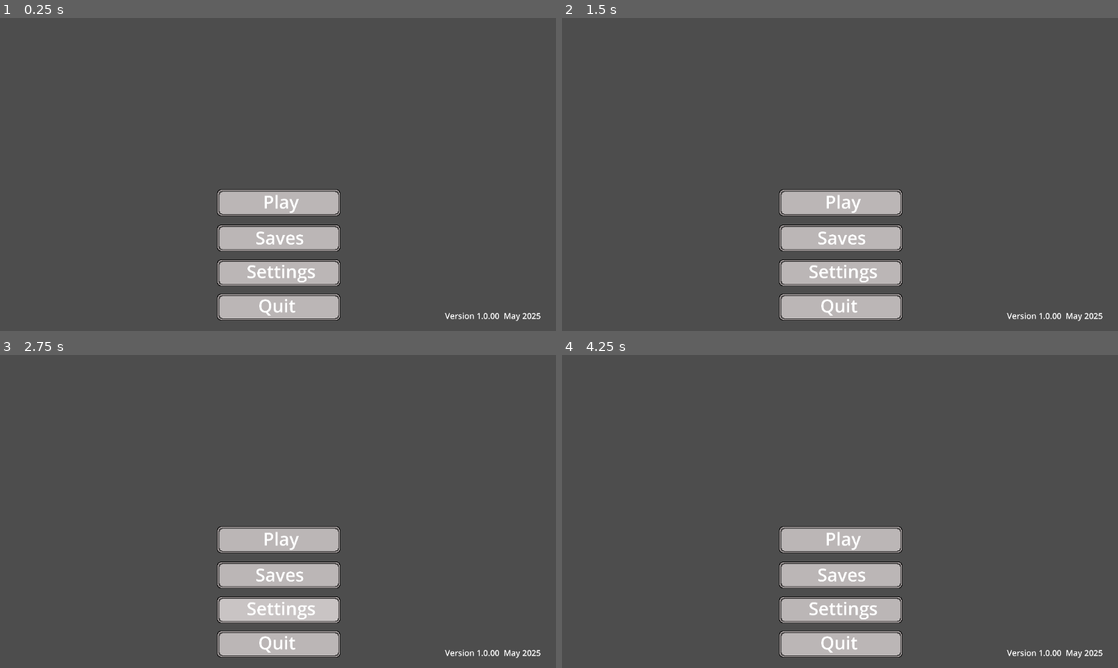
Above: before the commit, frames 1-4 (two rows, left to right).
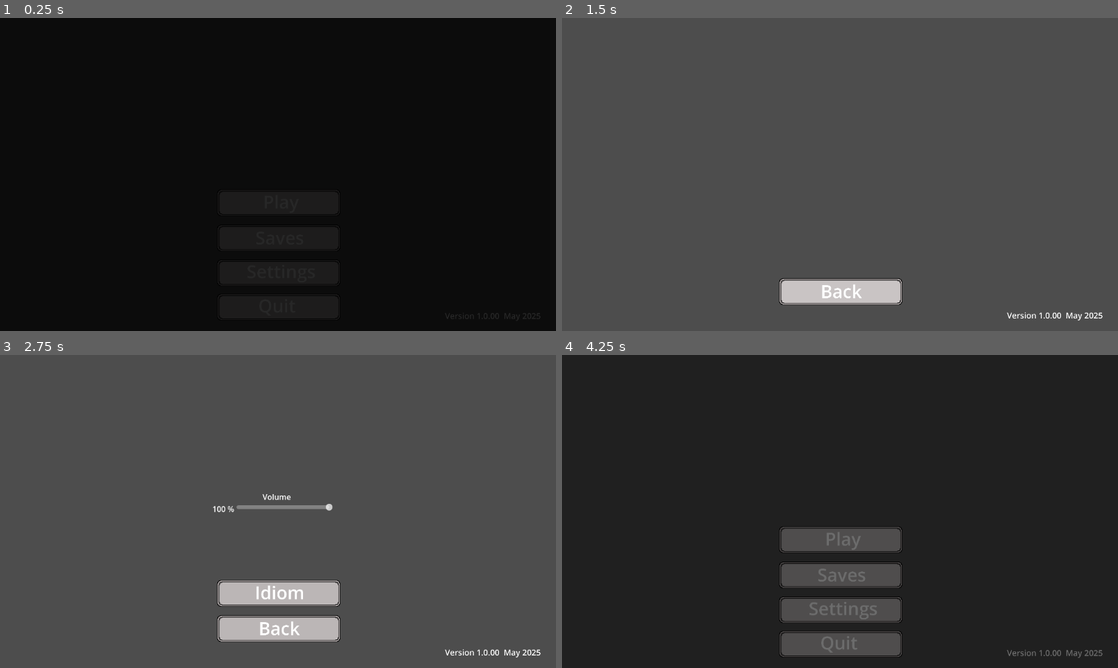
Above: after the commit, the same moments.

Repository: TalesMarc/AngelaCultoRepository
Game: Godot game, scene res://cenas/IntroVideo.tscn
The game is run twice, just before and just after one commit, with the same random seed, the same clock (stepped at 60 frames per second) and the same inputs. Video files are missing from this copy of the repository; at most half a second of black plays in their place. Sound files missing from this copy of the repository are replaced by a short silence.
Inputs (mouse positions are in pixels of both pictures, inside the frame that each line leads up to):
- Up to frame 1 (0.25 s): no input
- Up to frame 2 (1.5 s): click "Saves" at 0.5 s; click (840, 290) at 1.25 s, where only the run after the commit has a clickable "Back"
- Up to frame 3 (2.75 s): click "Settings" at 2 s
- Up to frame 4 (4.25 s): click (840, 592) at 2.75 s, where only the run after the commit has a clickable "Idiom"; click (840, 627) at 3.5 s, where only the run after the commit has a clickable "Back"

The runs differ from the first frame. In frame 1, 100% of the frame differs, in the area x 0-100%, y 0-100%; in frame 2, 7.5%; in frame 3, 7.9%; in frame 4, 100%.

Commit message:
Atualização manual - 2025-05-21 09:03:11

Diff:
--- a/cenas/Game1.tscn
+++ b/cenas/Game1.tscn
@@ -4,7 +4,7 @@
 [ext_resource type="Texture2D" uid="uid://bjuvutmdqx7w2" path="res://titles/pisoroxo0.png" id="2_25jwj"]
 [ext_resource type="Texture2D" uid="uid://bfiye6hodcjgn" path="res://titles/Paredes10.png" id="3_kn7mv"]
 [ext_resource type="Script" uid="uid://dxdol3s0wjh14" path="res://scripts/character_body_2d.gd" id="4_hpb8a"]
-[ext_resource type="Texture2D" uid="uid://bd5i4hawpofgw" path="res://ImagensMusSolo/creditos_iniciais.png" id="5_oj3ms"]
+[ext_resource type="Texture2D" uid="uid://by3ow7kk2vj7w" path="res://ImagensMusSolo/muie_demo.png" id="5_3gqiy"]
 
 [sub_resource type="TileSetAtlasSource" id="TileSetAtlasSource_qng3t"]
 texture = ExtResource("1_3gqiy")
@@ -45,7 +45,7 @@
 sources/2 = SubResource("TileSetAtlasSource_6uds3")
 
 [sub_resource type="RectangleShape2D" id="RectangleShape2D_bnh2r"]
-size = Vector2(19.125, 18.5)
+size = Vector2(15.9341, 9.25)
 
 [sub_resource type="RectangleShape2D" id="RectangleShape2D_pwras"]
 size = Vector2(636, 27)
@@ -59,27 +59,26 @@
 [node name="SceneMenu0" type="Node2D"]
 
 [node name="TileMap" type="TileMap" parent="."]
+texture_filter = 1
 tile_set = SubResource("TileSet_fnu3j")
 collision_animatable = true
 format = 2
 layer_0/tile_data = PackedInt32Array(1572885, 1, 0, 1638421, 1, 1, 1638422, 65537, 1, 1703958, 65537, 0, 1703959, 1, 0, …(15997 unchanged characters)…
 
 [node name="TileMap2" type="TileMap" parent="."]
+texture_filter = 1
 tile_set = SubResource("TileSet_fnu3j")
 collision_animatable = true
 format = 2
 layer_0/tile_data = PackedInt32Array(1572885, 1, 0, 1638421, 1, 1, 1638422, 65537, 1, 1703958, 65537, 0, 1703959, 1, 0, …(16332 unchanged characters)…
 
 [node name="CharacterBody2D" type="CharacterBody2D" parent="."]
+scale = Vector2(0.91, 0.91)
 script = ExtResource("4_hpb8a")
 
-[node name="Sprite2D" type="Sprite2D" parent="CharacterBody2D"]
-position = Vector2(426.625, 394.25)
-scale = Vector2(0.01925, 0.0570312)
-texture = ExtResource("5_oj3ms")
-
 [node name="CollisionShape2D" type="CollisionShape2D" parent="CharacterBody2D"]
-position = Vector2(426.562, 403.75)
+position = Vector2(420.604, 413.187)
+scale = Vector2(1, 1)
 shape = SubResource("RectangleShape2D_bnh2r")
 
 [node name="Camera2D" type="Camera2D" parent="CharacterBody2D"]
@@ -87,6 +86,11 @@
 zoom = Vector2(3, 3)
 drag_horizontal_enabled = true
 drag_vertical_enabled = true
+
+[node name="Sprite2D" type="Sprite2D" parent="CharacterBody2D"]
+texture_filter = 1
+position = Vector2(420.879, 369.231)
+texture = ExtResource("5_3gqiy")
 
 [node name="StaticBody2D" type="StaticBody2D" parent="."]
 
--- a/cenas/IntroVideo.tscn
+++ b/cenas/IntroVideo.tscn
@@ -14,4 +14,11 @@
 stream = ExtResource("2_nwrec")
 autoplay = true
 
+[node name="Button" type="Button" parent="."]
+modulate = Color(1, 1, 1, 0)
+self_modulate = Color(1, 1, 1, 0)
+offset_right = 1156.0
+offset_bottom = 659.0
+
 [connection signal="finished" from="VideoPlayer" to="." method="_on_VideoPlayer_finished"]
+[connection signal="pressed" from="Button" to="." method="_on_button_pressed"]
--- /dev/null
+++ b/cenas/config_menu.tscn
@@ -0,0 +1,102 @@
+[gd_scene load_steps=8 format=3 uid="uid://bagw406angw4o"]
+
+[ext_resource type="Script" uid="uid://bafn7cc4uyao6" path="res://scripts/volume_menu.gd" id="1_0uor3"]
+[ext_resource type="Texture2D" uid="uid://r70kc8lcs6pk" path="res://ImagensMusSolo/botao_menu_normal.png" id="2_3w01t"]
+[ext_resource type="Texture2D" uid="uid://dl6tbxahy4xk1" path="res://ImagensMusSolo/botao_menu_hover.png" id="3_8nwny"]
+[ext_resource type="Script" uid="uid://bms8px4xa564u" path="res://scripts/play_button.gd" id="4_5rf22"]
+[ext_resource type="Script" uid="uid://be3x0vjn8h5fp" path="res://scripts/saves_button.gd" id="5_yonq5"]
+[ext_resource type="AudioStream" uid="uid://ddvslsdkvs04n" path="res://ImagensMusSolo/hover_sound.mp3" id="6_3w01t"]
+[ext_resource type="AudioStream" uid="uid://8bgbtn33vju7" path="res://ImagensMusSolo/click_sound.mp3" id="7_8nwny"]
+
+[node name="ConfigMenu" type="Control"]
+layout_mode = 3
+anchors_preset = 0
+script = ExtResource("1_0uor3")
+
+[node name="HBoxContainer" type="HBoxContainer" parent="."]
+layout_mode = 0
+offset_left = 440.0
+offset_top = 307.0
+offset_right = 694.0
+offset_bottom = 330.0
+
+[node name="VolumePercentLabel" type="Label" parent="HBoxContainer"]
+layout_mode = 2
+
+[node name="VolumeSlider" type="HSlider" parent="HBoxContainer"]
+custom_minimum_size = Vector2(200, 0)
+layout_mode = 2
+
+[node name="idiom" type="TextureButton" parent="." groups=["SomBotoes"]]
+layout_mode = 0
+offset_left = 450.0
+offset_top = 466.0
+offset_right = 1140.0
+offset_bottom = 616.0
+scale = Vector2(0.37, 0.37)
+texture_normal = ExtResource("2_3w01t")
+texture_hover = ExtResource("3_8nwny")
+script = ExtResource("4_5rf22")
+
+[node name="Label" type="Label" parent="idiom"]
+layout_mode = 0
+offset_left = 210.811
+offset_right = 545.811
+offset_bottom = 137.0
+theme_override_font_sizes/font_size = 100
+text = "Idiom"
+
+[node name="back" type="TextureButton" parent="." groups=["SomBotoes"]]
+layout_mode = 0
+offset_left = 450.0
+offset_top = 539.0
+offset_right = 1140.0
+offset_bottom = 689.0
+scale = Vector2(0.37, 0.37)
+texture_normal = ExtResource("2_3w01t")
+texture_hover = ExtResource("3_8nwny")
+script = ExtResource("5_yonq5")
+
+[node name="Label" type="Label" parent="back"]
+layout_mode = 0
+offset_left = 232.432
+offset_top = 2.70266
+offset_right = 505.432
+offset_bottom = 139.703
+theme_override_font_sizes/font_size = 100
+text = "Back"
+
+[node name="volume" type="Label" parent="."]
+layout_mode = 0
+offset_left = 544.0
+offset_top = 282.0
+offset_right = 603.0
+offset_bottom = 331.0
+text = "Volume
+"
+
+[node name="hover_sound" type="AudioStreamPlayer2D" parent="."]
+stream = ExtResource("6_3w01t")
+
+[node name="TextureButton" type="TextureButton" parent="."]
+layout_mode = 0
+offset_left = 938.0
+offset_top = 576.0
+offset_right = 1120.0
+offset_bottom = 616.0
+
+[node name="Label" type="Label" parent="TextureButton"]
+layout_mode = 0
+offset_left = -16.0
+offset_top = 28.0
+offset_right = 576.0
+offset_bottom = 97.0
+scale = Vector2(0.335, 0.335)
+theme_override_font_sizes/font_size = 50
+text = "Version 1.0.00  May 2025"
+
+[node name="click_sound" type="AudioStreamPlayer2D" parent="."]
+stream = ExtResource("7_8nwny")
+
+[connection signal="value_changed" from="HBoxContainer/VolumeSlider" to="." method="_on_volume_slider_value_changed"]
+[connection signal="pressed" from="back" to="." method="_on_back_pressed"]
--- a/cenas/inicio_menu.tscn
+++ b/cenas/inicio_menu.tscn
@@ -1,16 +1,54 @@
-[gd_scene load_steps=9 format=3 uid="uid://cfr7wxo87g36e"]
+[gd_scene load_steps=13 format=3 uid="uid://cfr7wxo87g36e"]
 
+[ext_resource type="Script" uid="uid://cgihe4o1dycgh" path="res://scripts/inicio_menu.gd" id="1_4xauj"]
 [ext_resource type="Texture2D" uid="uid://r70kc8lcs6pk" path="res://ImagensMusSolo/botao_menu_normal.png" id="1_qkns1"]
 [ext_resource type="Texture2D" uid="uid://dl6tbxahy4xk1" path="res://ImagensMusSolo/botao_menu_hover.png" id="2_rmrpo"]
-[ext_resource type="Script" uid="uid://bms8px4xa564u" path="res://cenas/play_button.gd" id="3_ilfj8"]
-[ext_resource type="Script" uid="uid://be3x0vjn8h5fp" path="res://cenas/saves_button.gd" id="4_ahpag"]
+[ext_resource type="Script" uid="uid://bms8px4xa564u" path="res://scripts/play_button.gd" id="3_ilfj8"]
+[ext_resource type="Script" uid="uid://be3x0vjn8h5fp" path="res://scripts/saves_button.gd" id="4_ahpag"]
 [ext_resource type="AudioStream" uid="uid://8bgbtn33vju7" path="res://ImagensMusSolo/click_sound.mp3" id="4_ilfj8"]
-[ext_resource type="Script" uid="uid://dm5y7ku7rpknb" path="res://cenas/settings_button.gd" id="5_4xauj"]
+[ext_resource type="Script" uid="uid://dm5y7ku7rpknb" path="res://scripts/settings_button.gd" id="5_4xauj"]
 [ext_resource type="AudioStream" uid="uid://ddvslsdkvs04n" path="res://ImagensMusSolo/hover_sound.mp3" id="5_rffoq"]
-[ext_resource type="Script" uid="uid://4flo0qhtohu7" path="res://cenas/quit_button.gd" id="6_x6pgs"]
+[ext_resource type="Script" uid="uid://4flo0qhtohu7" path="res://scripts/quit_button.gd" id="6_x6pgs"]
+
+[sub_resource type="Animation" id="Animation_bsu7h"]
+length = 0.001
+tracks/0/type = "value"
+tracks/0/imported = false
+tracks/0/enabled = true
+tracks/0/path = NodePath("FadeRect:color")
+tracks/0/interp = 1
+tracks/0/loop_wrap = true
+tracks/0/keys = {
+"times": PackedFloat32Array(0),
+"transitions": PackedFloat32Array(1),
+"update": 0,
+"values": [Color(0, 0, 0, 1)]
+}
+
+[sub_resource type="Animation" id="Animation_x6pgs"]
+resource_name = "fade_in"
+tracks/0/type = "value"
+tracks/0/imported = false
+tracks/0/enabled = true
+tracks/0/path = NodePath("FadeRect:color")
+tracks/0/interp = 1
+tracks/0/loop_wrap = true
+tracks/0/keys = {
+"times": PackedFloat32Array(0.0666667, 0.933333),
+"transitions": PackedFloat32Array(1, 1),
+"update": 0,
+"values": [Color(0, 0, 0, 1), Color(0, 0, 0, 0)]
+}
+
+[sub_resource type="AnimationLibrary" id="AnimationLibrary_hmgwp"]
+_data = {
+&"RESET": SubResource("Animation_bsu7h"),
+&"fade_in": SubResource("Animation_x6pgs")
+}
 
 [node name="Menu_inicio" type="Node2D"]
 position = Vector2(0, 1)
+script = ExtResource("1_4xauj")
 
 [node name="play_button" type="TextureButton" parent="." groups=["SomBotoes"]]
 offset_left = 450.0
@@ -108,3 +146,21 @@
 scale = Vector2(0.335, 0.335)
 theme_override_font_sizes/font_size = 50
 text = "Version 1.0.00  May 2025"
+
+[node name="FadeLayer" type="CanvasLayer" parent="."]
+
+[node name="FadeRect" type="ColorRect" parent="FadeLayer"]
+offset_right = 1158.0
+offset_bottom = 653.0
+mouse_filter = 2
+color = Color(0, 0, 0, 1)
+
+[node name="FadeAnimation" type="AnimationPlayer" parent="FadeLayer"]
+libraries = {
+&"": SubResource("AnimationLibrary_hmgwp")
+}
+
+[connection signal="pressed" from="play_button" to="." method="_on_play_button_pressed"]
+[connection signal="pressed" from="saves_button" to="." method="_on_saves_button_pressed"]
+[connection signal="pressed" from="settings_button" to="." method="_on_settings_button_pressed"]
+[connection signal="pressed" from="quit_button" to="." method="_on_quit_button_pressed"]
--- /dev/null
+++ b/cenas/name_play.gd
@@ -0,0 +1,16 @@
+extends Node2D
+
+
+# Called when the node enters the scene tree for the first time.
+func _ready() -> void:
+	pass # Replace with function body.
+
+
+# Called every frame. 'delta' is the elapsed time since the previous frame.
+func _process(delta: float) -> void:
+	pass
+
+
+func _on_back_pressed() -> void:
+	await get_tree().create_timer(0.2).timeout
+	get_tree().change_scene_to_file("res://cenas/inicio_menu.tscn")
--- /dev/null
+++ b/cenas/name_play.tscn
@@ -0,0 +1,58 @@
+[gd_scene load_steps=8 format=3 uid="uid://bpagjnqnv8jrk"]
+
+[ext_resource type="Script" uid="uid://eyxxsq0gvqks" path="res://cenas/name_play.gd" id="1_j6bpt"]
+[ext_resource type="Texture2D" uid="uid://r70kc8lcs6pk" path="res://ImagensMusSolo/botao_menu_normal.png" id="1_xyum3"]
+[ext_resource type="Texture2D" uid="uid://dl6tbxahy4xk1" path="res://ImagensMusSolo/botao_menu_hover.png" id="2_k32hi"]
+[ext_resource type="AudioStream" uid="uid://8bgbtn33vju7" path="res://ImagensMusSolo/click_sound.mp3" id="4_k32hi"]
+[ext_resource type="Script" uid="uid://cb7nqwcfif4iv" path="res://cenas/idiom.gd" id="4_m0af3"]
+[ext_resource type="AudioStream" uid="uid://ddvslsdkvs04n" path="res://ImagensMusSolo/hover_sound.mp3" id="5_d8jfl"]
+[ext_resource type="Script" uid="uid://cr1miasj6ug1g" path="res://cenas/back.gd" id="5_dpet6"]
+
+[node name="NamePlay" type="Node2D"]
+script = ExtResource("1_j6bpt")
+
+[node name="idiom" type="TextureButton" parent="." groups=["SomBotoes"]]
+offset_left = 450.0
+offset_top = 466.0
+offset_right = 1140.0
+offset_bottom = 616.0
+scale = Vector2(0.37, 0.37)
+texture_normal = ExtResource("1_xyum3")
+texture_hover = ExtResource("2_k32hi")
+script = ExtResource("4_m0af3")
+
+[node name="Label" type="Label" parent="idiom"]
+layout_mode = 0
+offset_left = 175.676
+offset_top = 2.7027
+offset_right = 510.676
+offset_bottom = 139.703
+theme_override_font_sizes/font_size = 100
+text = "Accept"
+
+[node name="back" type="TextureButton" parent="." groups=["SomBotoes"]]
+offset_left = 450.0
+offset_top = 539.0
+offset_right = 1140.0
+offset_bottom = 689.0
+scale = Vector2(0.37, 0.37)
+texture_normal = ExtResource("1_xyum3")
+texture_hover = ExtResource("2_k32hi")
+script = ExtResource("5_dpet6")
+
+[node name="Label" type="Label" parent="back"]
+layout_mode = 0
+offset_left = 232.432
+offset_top = 2.70266
+offset_right = 505.432
+offset_bottom = 139.703
+theme_override_font_sizes/font_size = 100
+text = "Back"
+
+[node name="click_sound" type="AudioStreamPlayer2D" parent="."]
+stream = ExtResource("4_k32hi")
+
+[node name="hover_sound" type="AudioStreamPlayer2D" parent="."]
+stream = ExtResource("5_d8jfl")
+
+[connection signal="pressed" from="back" to="." method="_on_back_pressed"]
--- /dev/null
+++ b/cenas/saves.tscn
@@ -0,0 +1,62 @@
+[gd_scene load_steps=7 format=3 uid="uid://o4i1y4tb1fvo"]
+
+[ext_resource type="Texture2D" uid="uid://r70kc8lcs6pk" path="res://ImagensMusSolo/botao_menu_normal.png" id="1_hfu60"]
+[ext_resource type="Script" uid="uid://b2xxjbkh6c30a" path="res://scripts/saves.gd" id="1_x5dup"]
+[ext_resource type="Texture2D" uid="uid://dl6tbxahy4xk1" path="res://ImagensMusSolo/botao_menu_hover.png" id="2_75rjn"]
+[ext_resource type="Script" uid="uid://be3x0vjn8h5fp" path="res://scripts/saves_button.gd" id="3_upoyc"]
+[ext_resource type="AudioStream" uid="uid://ddvslsdkvs04n" path="res://ImagensMusSolo/hover_sound.mp3" id="4_6sf10"]
+[ext_resource type="AudioStream" uid="uid://8bgbtn33vju7" path="res://ImagensMusSolo/click_sound.mp3" id="5_g8808"]
+
+[node name="Saves" type="Control"]
+layout_mode = 3
+anchors_preset = 15
+anchor_right = 1.0
+anchor_bottom = 1.0
+grow_horizontal = 2
+grow_vertical = 2
+script = ExtResource("1_x5dup")
+
+[node name="back" type="TextureButton" parent="." groups=["SomBotoes"]]
+layout_mode = 0
+offset_left = 450.0
+offset_top = 539.0
+offset_right = 1140.0
+offset_bottom = 689.0
+scale = Vector2(0.37, 0.37)
+texture_normal = ExtResource("1_hfu60")
+texture_hover = ExtResource("2_75rjn")
+script = ExtResource("3_upoyc")
+
+[node name="Label" type="Label" parent="back"]
+layout_mode = 0
+offset_left = 232.432
+offset_top = 2.70266
+offset_right = 505.432
+offset_bottom = 139.703
+theme_override_font_sizes/font_size = 100
+text = "Back"
+
+[node name="hover_sound" type="AudioStreamPlayer2D" parent="."]
+stream = ExtResource("4_6sf10")
+
+[node name="TextureButton" type="TextureButton" parent="."]
+layout_mode = 0
+offset_left = 938.0
+offset_top = 576.0
+offset_right = 1120.0
+offset_bottom = 616.0
+
+[node name="Label" type="Label" parent="TextureButton"]
+layout_mode = 0
+offset_left = -16.0
+offset_top = 28.0
+offset_right = 576.0
+offset_bottom = 97.0
+scale = Vector2(0.335, 0.335)
+theme_override_font_sizes/font_size = 50
+text = "Version 1.0.00  May 2025"
+
+[node name="click_sound" type="AudioStreamPlayer2D" parent="."]
+stream = ExtResource("5_g8808")
+
+[connection signal="pressed" from="back" to="." method="_on_back_pressed"]
--- a/project.godot
+++ b/project.godot
@@ -13,6 +13,10 @@
 config/name="AngelaCulto"
 run/main_scene="uid://dv8v3qwyhuga8"
 config/features=PackedStringArray("4.4", "GL Compatibility")
+
+[autoload]
+
+Musica1="*res://scripts/musica1.gd"
 
 [display]
 
--- /dev/null
+++ b/scripts/config_menu.gd
@@ -0,0 +1,11 @@
+extends Node2D
+
+
+# Called when the node enters the scene tree for the first time.
+func _ready() -> void:
+	pass # Replace with function body.
+
+
+# Called every frame. 'delta' is the elapsed time since the previous frame.
+func _process(delta: float) -> void:
+	pass
--- /dev/null
+++ b/scripts/inicio_menu.gd
@@ -0,0 +1,26 @@
+extends Node2D
+
+
+func _ready():
+	$FadeLayer/FadeAnimation.play("fade_in")
+
+
+func _on_settings_button_pressed() -> void:
+	await get_tree().create_timer(0.2).timeout
+	get_tree().change_scene_to_file("res://cenas/config_menu.tscn")
+
+
+func _on_quit_button_pressed() -> void:
+	await get_tree().create_timer(0.2).timeout
+	get_tree().quit()
+
+
+func _on_saves_button_pressed() -> void:
+	await get_tree().create_timer(0.2).timeout
+	get_tree().change_scene_to_file("res://cenas/saves.tscn")
+
+
+func _on_play_button_pressed() -> void:
+	await get_tree().create_timer(0.2).timeout
+	get_tree().change_scene_to_file("res://cenas/name_play.tscn")
+	Musica1.fade_out()
--- a/scripts/intro_video.gd
+++ b/scripts/intro_video.gd
@@ -2,8 +2,22 @@
 
 func _ready():
 	$VideoPlayer.play()
+	carregar_configuracoes()
+	Musica1.tocar()
 
+func carregar_configuracoes():
+	var config_scene = preload("res://cenas/config_menu.tscn")  # ajuste se estiver em outro local
+	var config_instance = config_scene.instantiate()
+
+	config_instance.visible = false  # Oculta visualmente
+	add_child(config_instance)       # Adiciona à árvore para rodar _ready()
+
+	# Aguarda um tempo para garantir que o _ready() da cena rode antes de removê-la
+	await get_tree().create_timer(0.5).timeout
+	config_instance.queue_free()
 
 func _on_VideoPlayer_finished():
+	get_tree().change_scene_to_file("res://cenas/inicio_menu.tscn")
 
+func _on_button_pressed() -> void:
 	get_tree().change_scene_to_file("res://cenas/inicio_menu.tscn")
--- /dev/null
+++ b/scripts/musica1.gd
@@ -0,0 +1,48 @@
+extends Node
+
+var musica_player: AudioStreamPlayer
+var fade_timer: Timer = null
+var fade_duration := 2.0  # duração do fade out em segundos
+var fade_elapsed := 0.0
+
+func _ready():
+	musica_player = AudioStreamPlayer.new()
+	musica_player.stream = preload("res://ImagensMusSolo/demo_menu.mp3")  # Ajuste para seu arquivo
+	musica_player.volume_db = -5
+	add_child(musica_player)
+	musica_player.play()
+
+	# Conecta o sinal 'finished' para tocar de novo quando acabar
+	musica_player.connect("finished", Callable(self, "_on_musica_finished"))
+
+func _on_musica_finished():
+	musica_player.play()
+
+func tocar():
+	if not musica_player.playing:
+		musica_player.play()
+
+func parar():
+	if musica_player.playing:
+		musica_player.stop()
+
+func fade_out():
+	if fade_timer == null:
+		fade_timer = Timer.new()
+		fade_timer.wait_time = 0.05  # intervalo de 50ms para o fade
+		fade_timer.one_shot = false
+		fade_timer.connect("timeout", Callable(self, "_on_fade_tick"))
+		add_child(fade_timer)
+	fade_elapsed = 0.0
+	fade_timer.start()
+
+func _on_fade_tick():
+	fade_elapsed += fade_timer.wait_time
+	var t = fade_elapsed / fade_duration
+	# Volume vai de -5 dB (inicial) até -80 dB (silêncio quase total)
+	musica_player.volume_db = lerp(-5, -80, t)
+
+	if t >= 1.0:
+		fade_timer.stop()
+		musica_player.stop()
+		musica_player.volume_db = -5  # reseta volume para próxima vez
--- /dev/null
+++ b/scripts/saves.gd
@@ -0,0 +1,16 @@
+extends Control
+
+
+# Called when the node enters the scene tree for the first time.
+func _ready() -> void:
+	pass # Replace with function body.
+
+
+# Called every frame. 'delta' is the elapsed time since the previous frame.
+func _process(delta: float) -> void:
+	pass
+
+
+func _on_back_pressed() -> void:
+	await get_tree().create_timer(0.2).timeout
+	get_tree().change_scene_to_file("res://cenas/inicio_menu.tscn")
--- /dev/null
+++ b/scripts/saves_button.gd
@@ -0,0 +1,15 @@
+extends TextureButton
+
+func _ready():
+	self.mouse_entered.connect(_on_mouse_entered)
+	self.pressed.connect(_on_pressed)
+
+func _on_mouse_entered():
+	var som_node = get_node("../hover_sound")
+	if som_node:
+		som_node.play()
+
+func _on_pressed():
+	var som_node = get_node("../click_sound")
+	if som_node:
+		som_node.play()
--- /dev/null
+++ b/scripts/settings_button.gd
@@ -0,0 +1,15 @@
+extends TextureButton
+
+func _ready():
+	self.mouse_entered.connect(_on_mouse_entered)
+	self.pressed.connect(_on_pressed)
+
+func _on_mouse_entered():
+	var som_node = get_node("../hover_sound")
+	if som_node:
+		som_node.play()
+
+func _on_pressed():
+	var som_node = get_node("../click_sound")
+	if som_node:
+		som_node.play()
--- /dev/null
+++ b/scripts/volume_menu.gd
@@ -0,0 +1,39 @@
+extends Control
+
+@onready var volume_slider = $HBoxContainer/VolumeSlider
+@onready var volume_label = $HBoxContainer/VolumePercentLabel
+
+func _ready():
+	# Carrega o volume salvo (ou usa 100%)
+	var saved_volume = load_volume()
+	volume_slider.value = saved_volume
+	update_volume(saved_volume)
+
+func _on_volume_slider_value_changed(value):
+	update_volume(value)
+	save_volume(value)
+
+func update_volume(value: float):
+	# Aplica volume global (de 0.0 a 1.0 convertido em dB)
+	var db_volume = linear_to_db(value / 100.0)
+	AudioServer.set_bus_volume_db(AudioServer.get_bus_index("Master"), db_volume)
+
+	# Atualiza texto da porcentagem
+	volume_label.text = str(int(value)) + " %"
+
+func save_volume(value: float):
+	var config = ConfigFile.new()
+	config.set_value("audio", "volume", value)
+	config.save("user://settings.cfg")
+
+func load_volume() -> float:
+	var config = ConfigFile.new()
+	var err = config.load("user://settings.cfg")
+	if err == OK and config.has_section_key("audio", "volume"):
+		return config.get_value("audio", "volume")
+	return 100.0  # valor padrão
+
+
+func _on_back_pressed() -> void:
+	await get_tree().create_timer(0.2).timeout
+	get_tree().change_scene_to_file("res://cenas/inicio_menu.tscn")
Not shown, added: ImagensMusSolo/demo_menu.mp3.import
Binary file added: ImagensMusSolo/muie_demo.png
Not shown, added: ImagensMusSolo/muie_demo.png.import
Renamed: cenas/play_button.gd -> cenas/back.gd
Not shown, added: cenas/back.gd.uid
Renamed: cenas/quit_button.gd -> cenas/idiom.gd
Not shown, added: cenas/idiom.gd.uid
Not shown, added: cenas/name_play.gd.uid
Not shown, added: scripts/config_menu.gd.uid
Not shown, added: scripts/inicio_menu.gd.uid
Not shown, added: scripts/musica1.gd.uid
Renamed: cenas/saves_button.gd -> scripts/play_button.gd
(and 8 more such lines)
